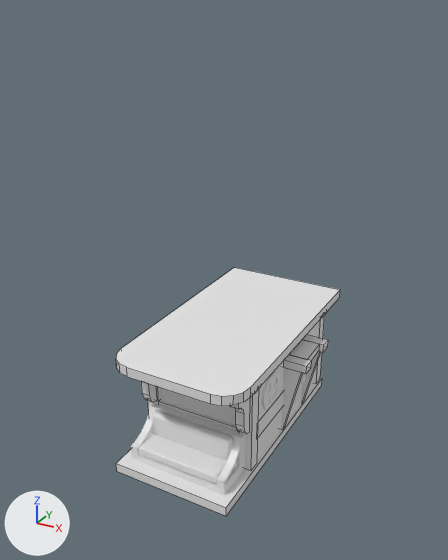
One commit to the Blender file WAGON/WAGON.blend: the scene before it, then after it.
Rendered twice from a camera (50 mm lens) standing at (2.45, -4.57, 2.2) and looking at (-0.07, 0.01, -0.09). The axes (+X, +Y, +Z) are drawn at lower left. The lights are the same throughout. Mesh edges are drawn as thin lines on the coarser meshes.

Objects in the first picture: 'Beam', 'Beam.009', 'Beam.016', 'Boards', 'Boards.001', 'Bottom', 'Bottom.001', 'Pillow', 'Sofa'.
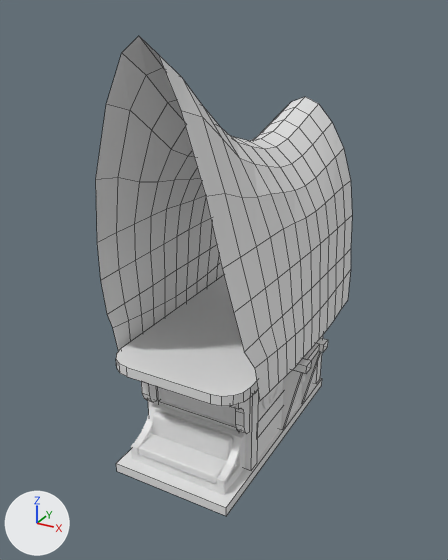
Changed parts and their boxes [x1, y1, x2, y2] in the pictures (448 x 560 px):
'Cylinder', added
    after: [96, 36, 352, 401]

The change, as a diff of the scene's bpy script:
```diff
--- a/WAGON/WAGON.blend.py
+++ b/WAGON/WAGON.blend.py
@@ me_cylinder_001 @@
+me_cylinder_001.from_pydata(...)  # 204 vertices, 176 faces, 1 loose edge; spans x -0.7..0.7, y 0.31..3.12, z -1.62..1.21
@@ ob_cylinder @@
+ob_cylinder = bpy.data.objects.new('Cylinder', me_cylinder_001)
+ob_cylinder.location = (0.0, 0.0, -1.086)
+ob_cylinder.rotation_euler = (1.571, 0.0, 0.0)  # degrees (90, 0, 0)
```
